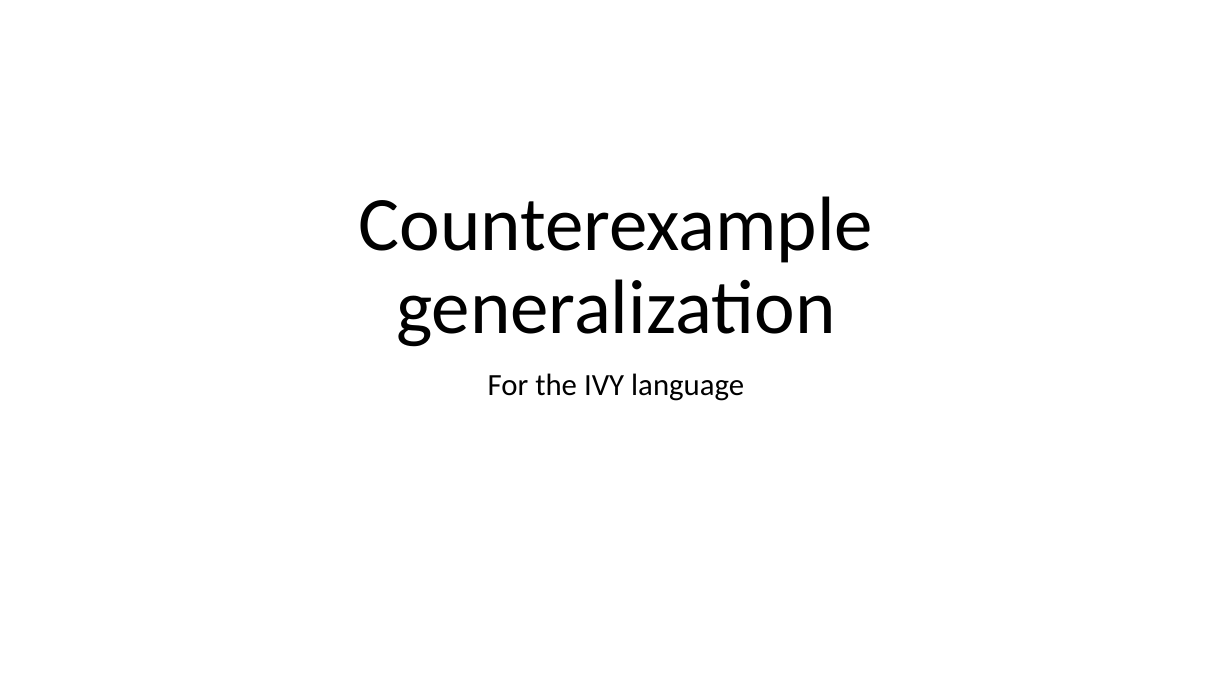
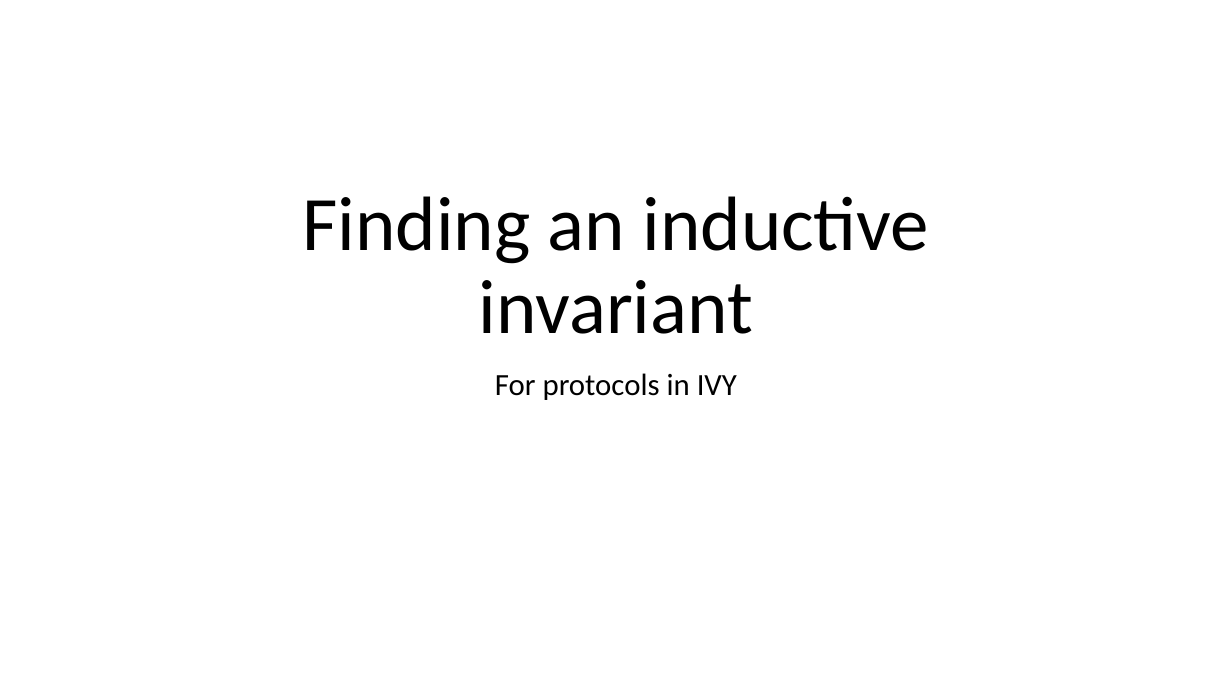
Before and after one commit to tjhance/ivy-research, a slide deck: slide 1 of interactive_proof/counterexample_generalization.pptx. Drawn at 1232x693 pixels with LibreOffice and Linux fonts; fonts in the diff are those of the drawing. Boxes give left, top, right and bottom in pixels: in the first picture for what was removed or moved away, otherwise in the second. Text is boxed around its words. In the diff, an @@ line names an element or a change of style, - is before the commit and + after.

```diff
--- a/interactive_proof/counterexample_generalization.pptx
+++ b/interactive_proof/counterexample_generalization.pptx
@@ title at [302,196,930,334]: text changed @@
-Counterexample generalization
+Finding an inductive invariant
@@ subtitle at [495,373,737,400]: text changed @@
-For the IVY language
+For protocols in IVY
```
Also in this commit, not shown: 2 other slides changed, 9 slides added.
